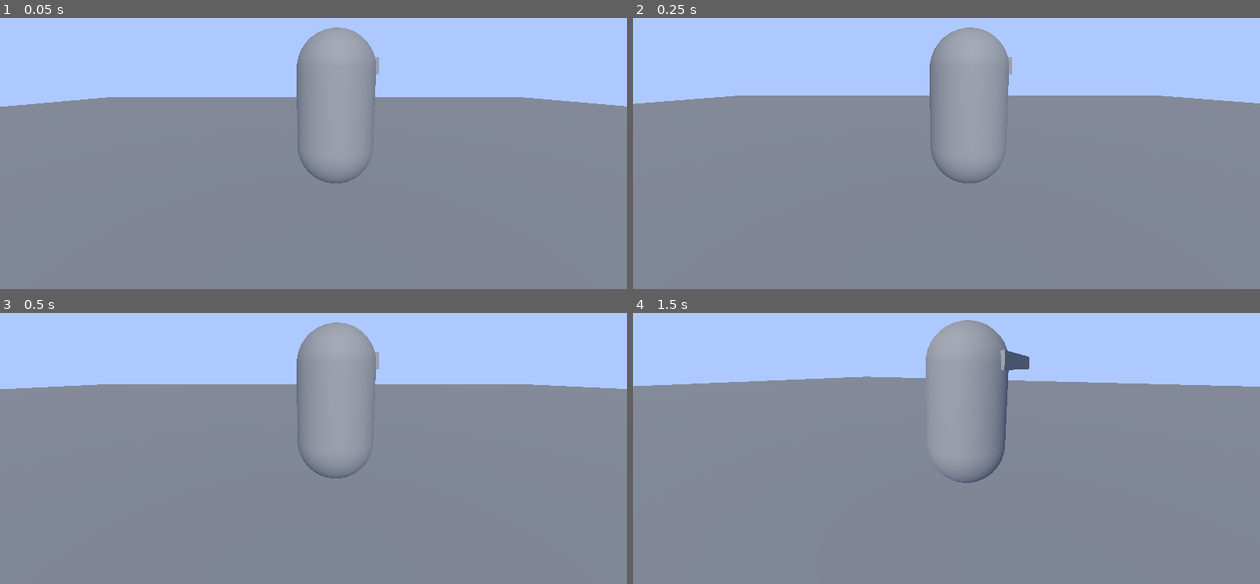
Above: before the commit, frames 1-4 (two rows, left to right).
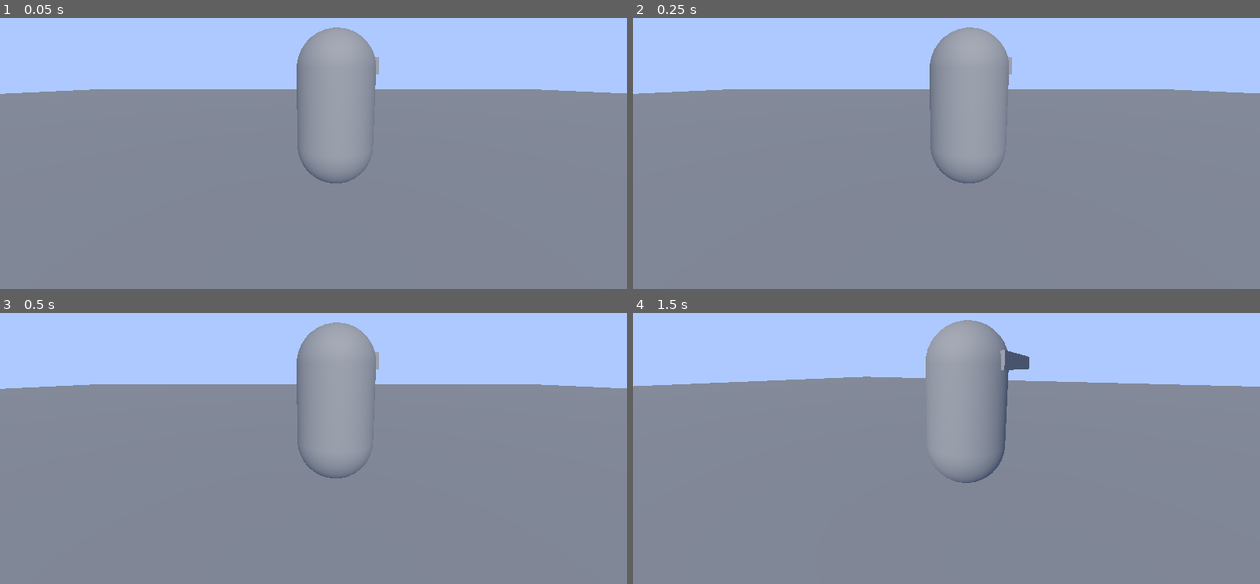
Above: after the commit, the same moments.

Repository: jackrosa183/project_hotel
Game: Godot game, scene res://root_scene.tscn
Same seed, same stepped clock (60 frames per second), same inputs: the game is played once before the commit and once after it.
Inputs (mouse positions are in pixels of both pictures, inside the frame that each line leads up to):
- Up to frame 1 (0.05 s): no input
- Up to frame 2 (0.25 s): no input
- Up to frame 3 (0.5 s): no input
- Up to frame 4 (1.5 s): tap Enter (ui_accept) at 0.5, 0.77 s; move the mouse to (977, 407) at 0.52 s; hold W (forward) from 0.53 s (still down); move the mouse to (915, 410) at 1.27 s

The runs differ from the first frame. In frame 1, 2.9% of the frame differs, in the area x 0-100%, y 26-33%; in frame 2, 2.3%; in frame 3, less than 0.1%; in frame 4, nothing differs.

Commit message:
chore: delete old geometry references in human blender

Diff:
--- a/root_scene.tscn
+++ b/root_scene.tscn
@@ -23,7 +23,7 @@
 transform = Transform3D(1, 0, 0, 0, 0.85425, 0.519862, 0, -0.519862, 0.85425, 0, 1.63771, 0)
 
 [node name="Player" type="CharacterBody3D" parent="."]
-transform = Transform3D(1, 0, 0, 0, 1, 0, 0, 0, 1, 0, 2.23345, 0)
+transform = Transform3D(1, 0, 0, 0, 1, 0, 0, 0, 1, 0, 1, 0)
 script = ExtResource("1_e2uro")
 look_sensitivity = 0.5
 
Binary file added: blender/human.glb
Not shown, added: blender/human.glb.import
Not shown, changed: blender/human.blend
Not shown, added: blender/human.blend1
